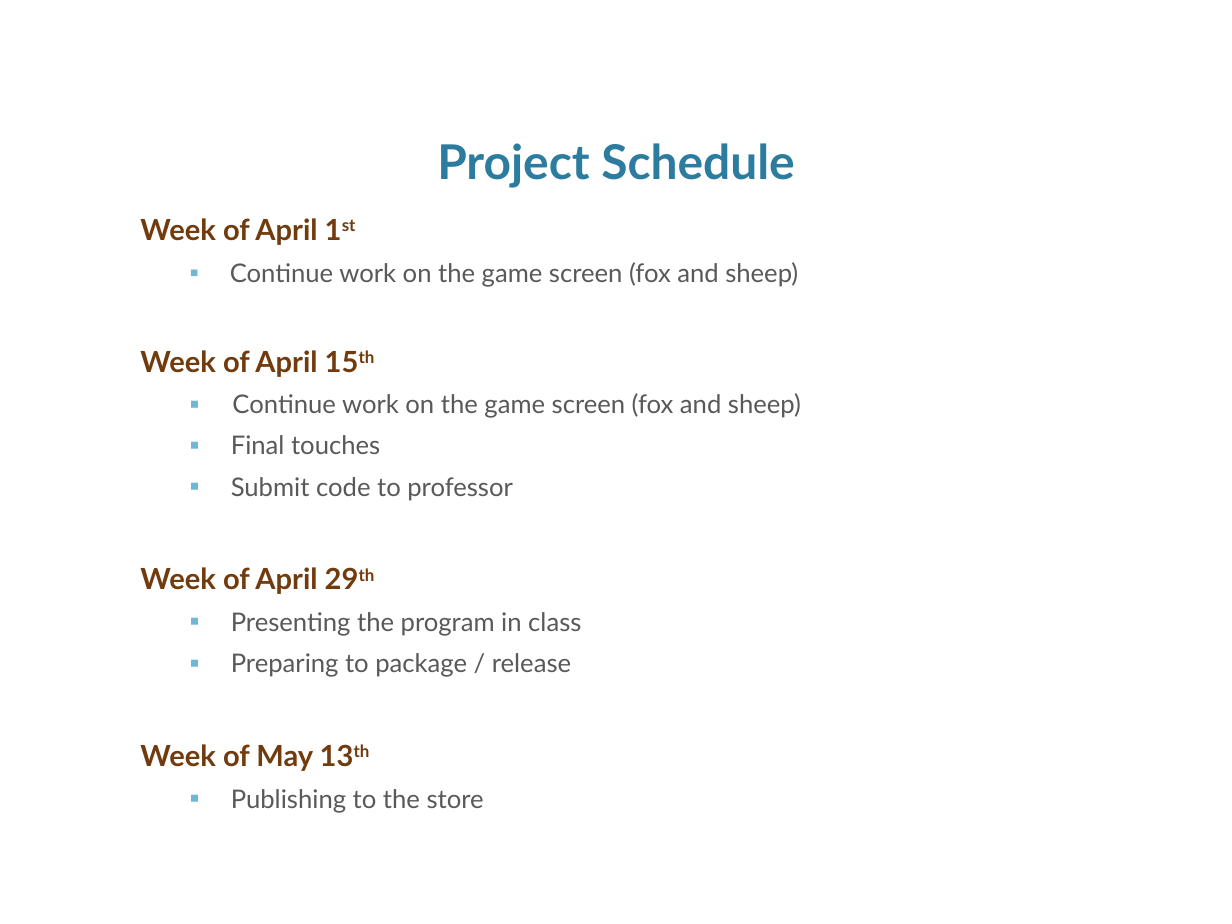
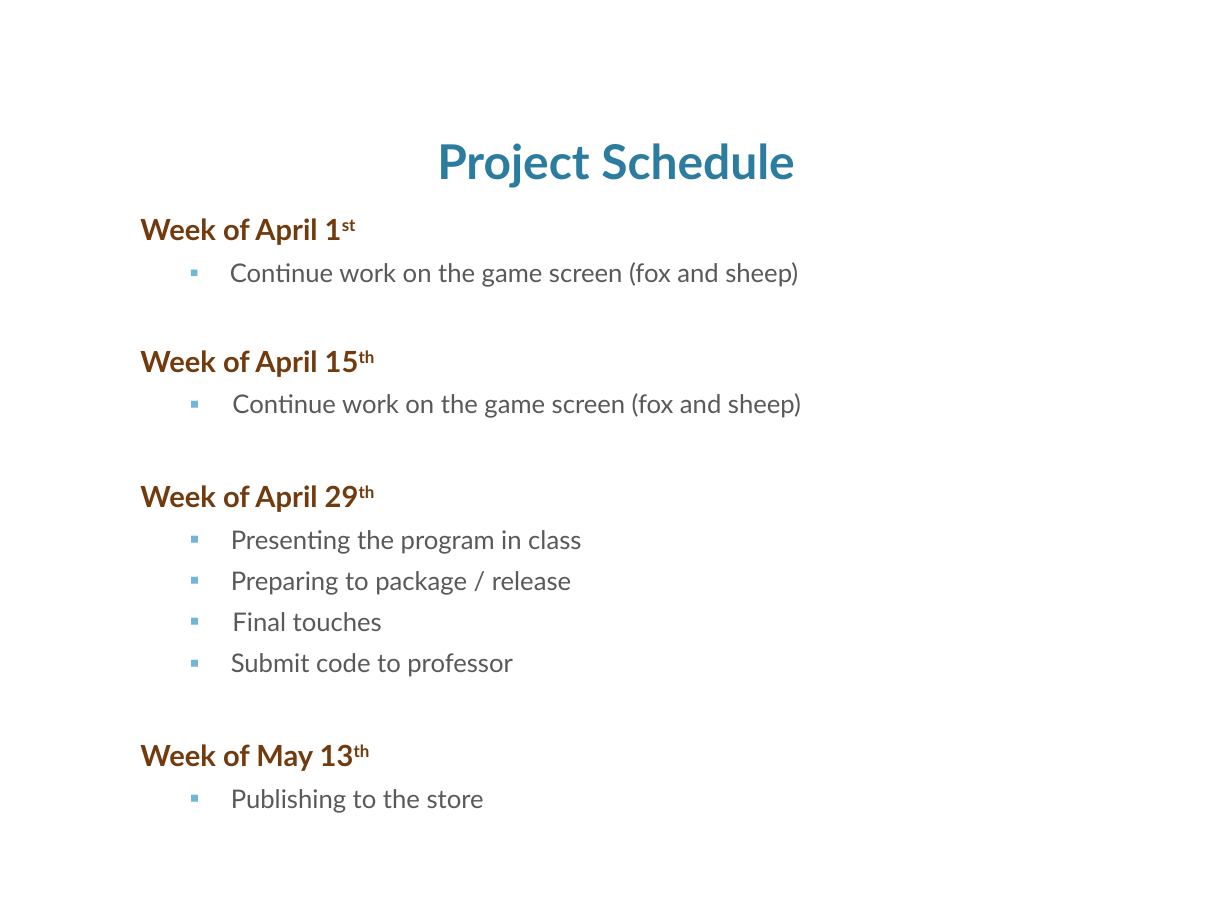
Before and after one commit to marcusvsilveira/lehman-android, a slide deck: slide 13 of SheepHerderDocs/Initial_presentation/Initial presentation.pptx. Drawn at 1232x924 pixels with LibreOffice and Linux fonts; fonts in the diff are those of the drawing; background and template pictures are left out. Boxes give left, top, right and bottom in pixels: in the first picture for what was removed or moved away, otherwise in the second. Text is boxed around its words. In the diff, an @@ line names an element or a change of style, - is before the commit and + after.

Commit message:
Changing initial presentation April 15th milestone and adding the current bi-weekly status

```diff
--- a/SheepHerderDocs/Initial_presentation/Initial presentation.pptx
+++ b/SheepHerderDocs/Initial_presentation/Initial presentation.pptx
@@ text at [231, 435, 513, 501]: paragraphs removed @@
-    ▪ Final touches
-    ▪ Submit code to professor
@@ text at [231, 612, 513, 677]: paragraphs added @@
+    ▪ Final touches
+    ▪ Submit code to professor
```
Also in this commit, not shown: 1 other file.
